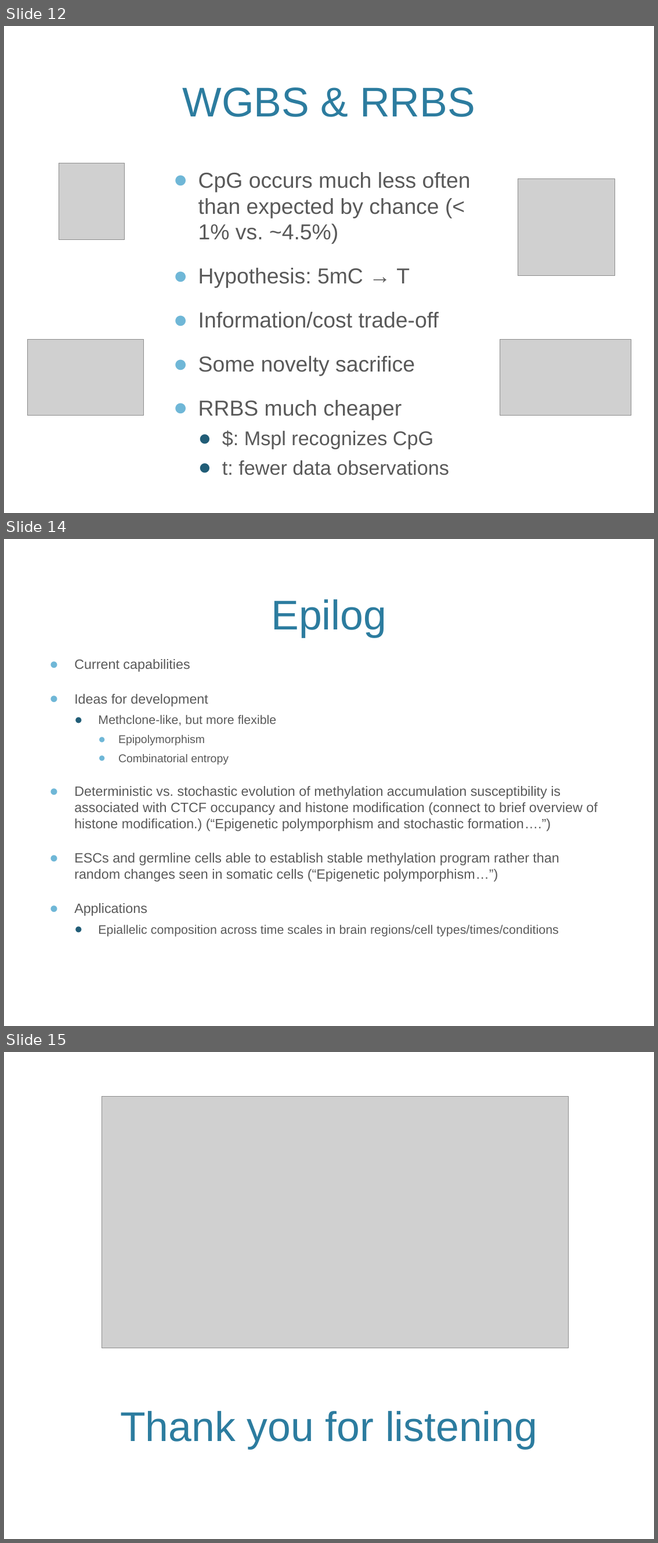
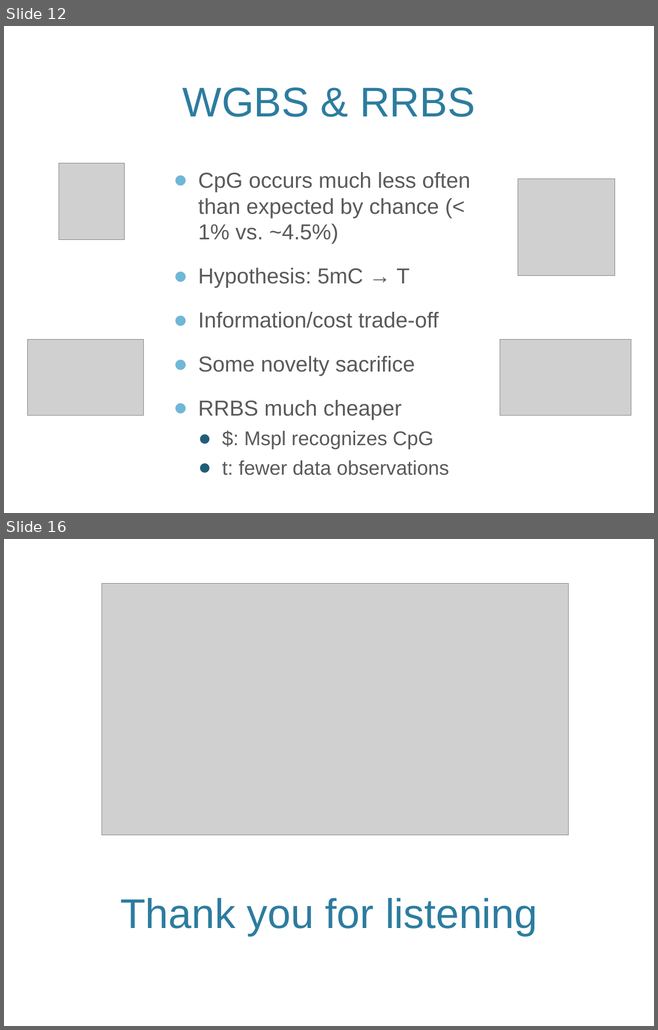
Before and after one commit to vreuter/jekeal, a slide deck: KipnisLabMeeting_2017-03-13.pptx. Shown one above the other, each under a label of ours: slides 12, 14 and 15 before the commit, slides 12 and 16 after it; the slides between them are not shown. The pictures are 658x1543 and 658x1030 pixels, drawn with LibreOffice and Linux fonts; fonts in the diff are those of the drawing; grey boxes stand for pictures; background and template pictures are left out. Boxes give left, top, right and bottom in pixels: in the first picture for what was removed or moved away, otherwise in the second. Text is boxed around its words. In the diff, an @@ line names an element or a change of style, - is before the commit and + after.

```diff
--- a/KipnisLabMeeting_2017-03-13.pptx
+++ b/KipnisLabMeeting_2017-03-13.pptx
@@ slide 14 removed at (x1=4, y1=539, x2=654, y2=1026), background picture (left out) @@
@@ title removed at (x1=271, y1=599, x2=386, y2=638) @@
-Epilog
@@ text removed at (x1=74, y1=659, x2=597, y2=937) @@
-● Current capabilities
-● Ideas for development
-  ● Methclone-like, but more flexible
-    ● Epipolymorphism
-    ● Combinatorial entropy
-● Deterministic vs. stochastic evolution of methylation accumulation susceptibility is associated with CTCF occupancy and histone modification (connect to brief overview of histone modification.) (“Epigenetic polymporphism and stochastic formation….”)
-● ESCs and germline cells able to establish stable methylation program rather than random changes seen in somatic cells (“Epigenetic polymporphism…”)
-● Applications
-  ● Epiallelic composition across time scales in brain regions/cell types/times/conditions
@@ what was slide 15 is now slide 16 @@
```
Also in this commit, not shown: 11 slides changed, 2 slides added, 1 other file.
